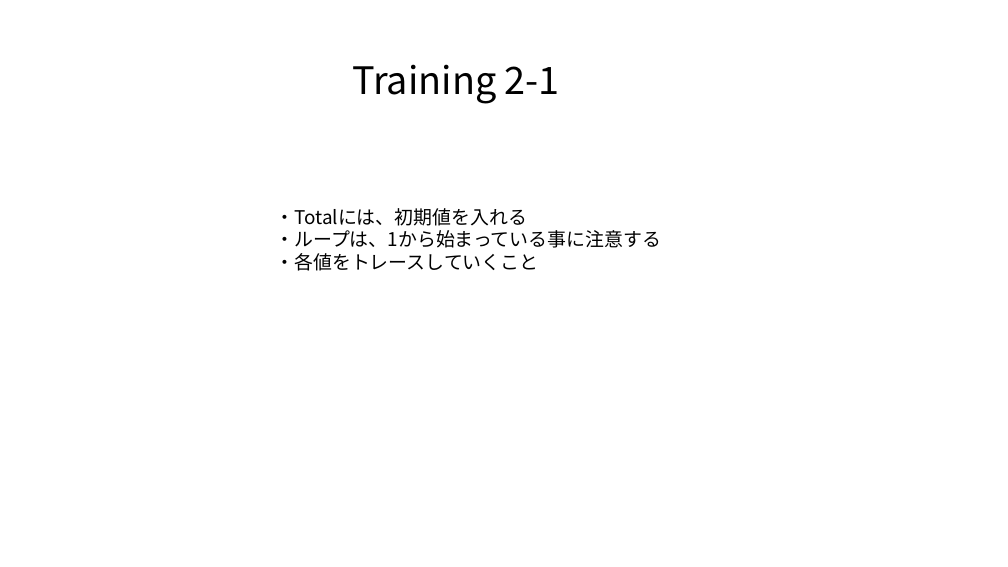
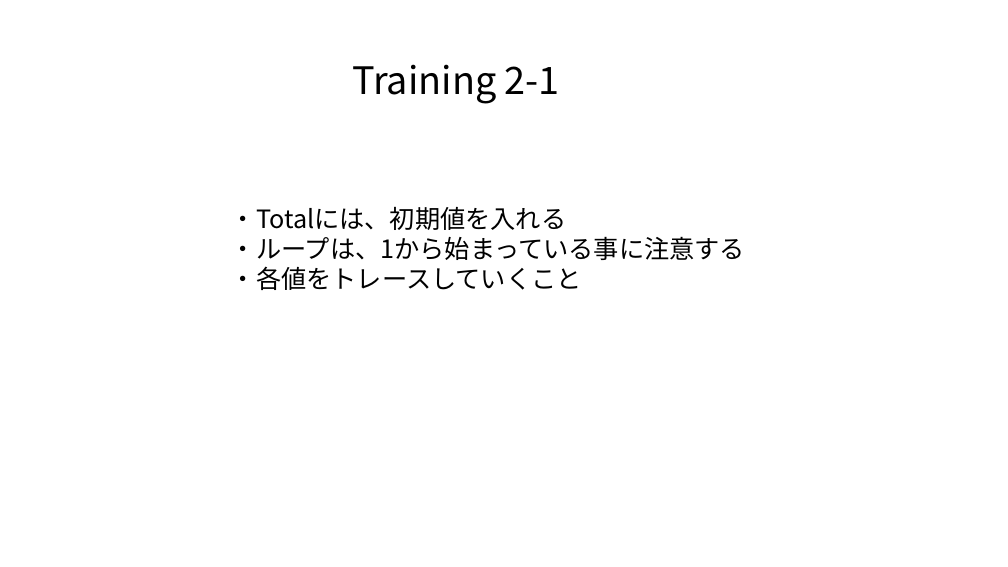
Before and after one commit to masakage/algorithm, a slide deck: slide 7 of docs/第8回最大値最小値を求めるアルゴリズム.pptx (slide 5 before the commit). Drawn at 1008x567 pixels with LibreOffice and Linux fonts; fonts in the diff are those of the drawing. Boxes give left, top, right and bottom in pixels: in the first picture for what was removed or moved away, otherwise in the second. Text is boxed around its words. In the diff, an @@ line names an element or a change of style, - is before the commit and + after.

Commit message:
modified

```diff
--- a/docs/第8回最大値最小値を求めるアルゴリズム.pptx
+++ b/docs/第8回最大値最小値を求めるアルゴリズム.pptx
@@ text "・Totalには、初期値を入れる": place and size @@
-text "・Totalには、初期値を入れる" at box(275, 208, 661, 271)
+text "・Totalには、初期値を入れる" at box(231, 206, 745, 290)
@@ text "・Totalには、初期値を入れる" at box(231, 206, 745, 290): size 18 to 24 pt @@
```
Also in this commit, not shown: 2 slides added.
